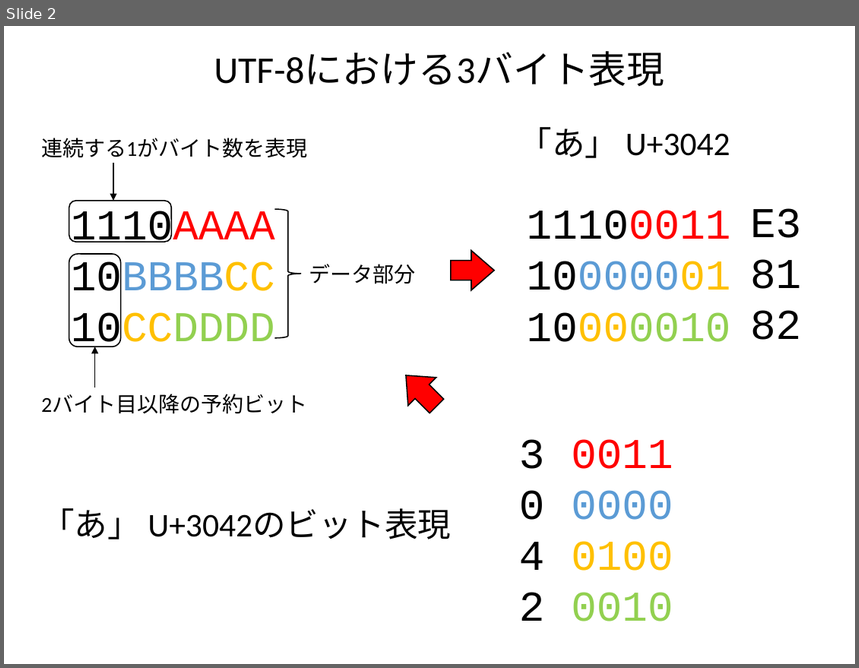
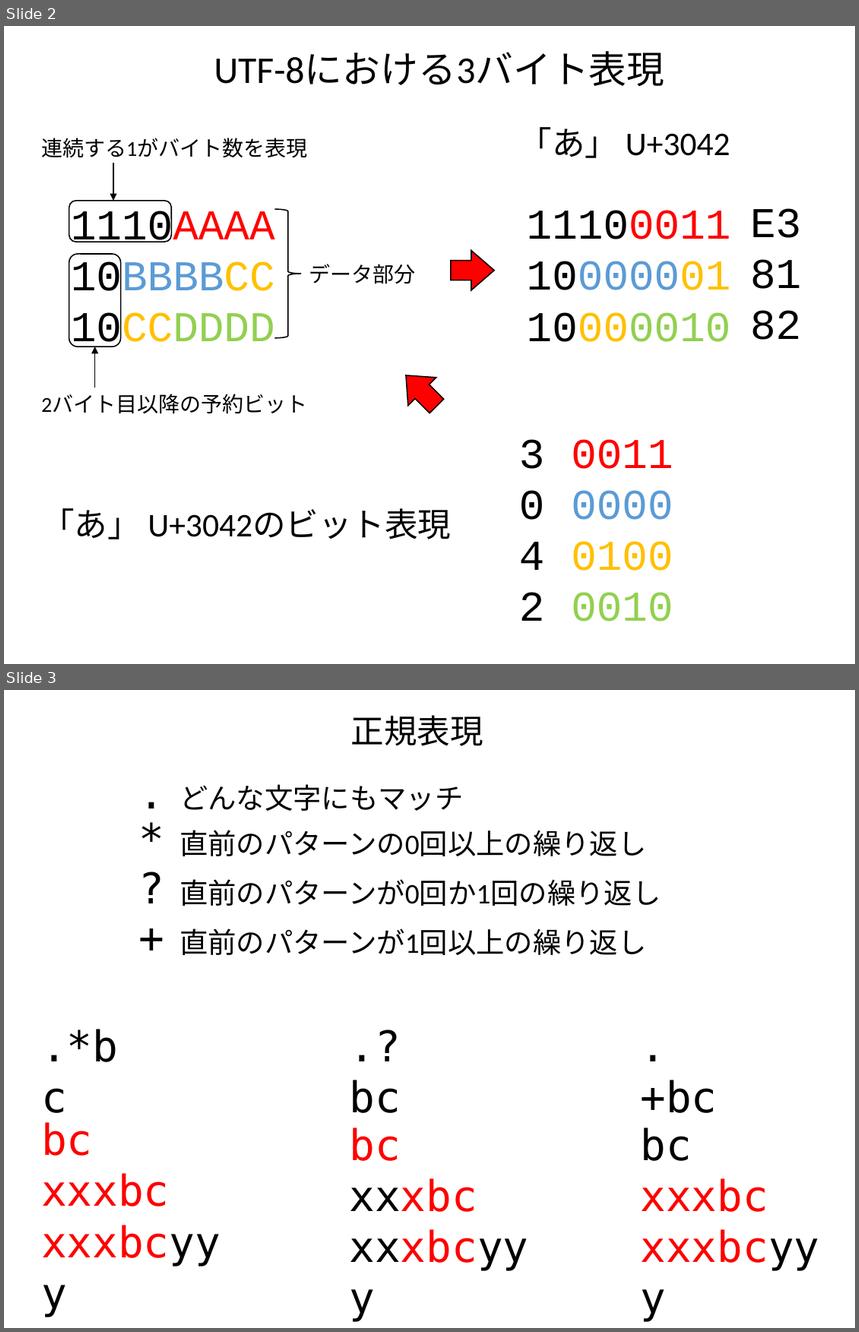
Before and after one commit to kaityo256/python_zero, a slide deck: string/fig/fig.pptx. Shown one above the other, each under a label of ours: slide 2 before the commit, slides 2 and 3 after it. The pictures are 859x668 and 859x1332 pixels, drawn with LibreOffice and Linux fonts; fonts in the diff are those of the drawing. Boxes give left, top, right and bottom in pixels: in the first picture for what was removed or moved away, otherwise in the second. Text is boxed around its words. In the diff, an @@ line names an element or a change of style, - is before the commit and + after.

Commit message:
正規表現の図解追加

```diff
--- a/string/fig/fig.pptx
+++ b/string/fig/fig.pptx
@@ slide 3 added at <box>4,690,855,1328</box>, background #FFFFFF @@
@@ text added at <box>351,715,484,746</box>, 28 pt, text #000000 @@
+正規表現
@@ text added at <box>131,761,172,822</box>, 36 pt, text #000000 @@
+.
@@ text added at <box>180,784,463,811</box>, 24 pt, text #000000 @@
+どんな文字にもマッチ
@@ text added at <box>131,808,172,868</box>, 36 pt, text #000000 @@
+*
@@ text added at <box>180,830,646,856</box>, 24 pt, text #000000 @@
+直前のパターンの0回以上の繰り返し
@@ text added at <box>131,857,172,917</box>, 36 pt, text #000000 @@
+?
@@ text added at <box>180,879,661,906</box>, 24 pt, text #000000 @@
+直前のパターンが0回か1回の繰り返し
@@ text added at <box>131,907,172,967</box>, 36 pt, text #000000 @@
++
@@ text added at <box>180,929,646,955</box>, 24 pt, text #000000 @@
+直前のパターンが1回以上の繰り返し
@@ text added at <box>33,1015,145,1075</box>, 36 pt, text #000000 @@
+.*bc
@@ text added at <box>349,1080,400,1113</box>, 36 pt, text #000000 @@
+.?bc
@@ text added at <box>640,1080,717,1113</box>, 36 pt, text #000000 @@
+.+bc
@@ text added at <box>41,1122,170,1207</box>, 36 pt, text #FF0000 @@
+bc
+xxxbc
+xxxbcyyy
@@ text added at <box>349,1128,477,1212</box>, 36 pt, text #FF0000 @@
+bc
+xxxbc
+xxxbcyyy
@@ text added at <box>640,1128,769,1212</box>, 36 pt, text #FF0000 @@
+bc
+xxxbc
+xxxbcyyy
```
Also in this commit, not shown: 4 other files.
